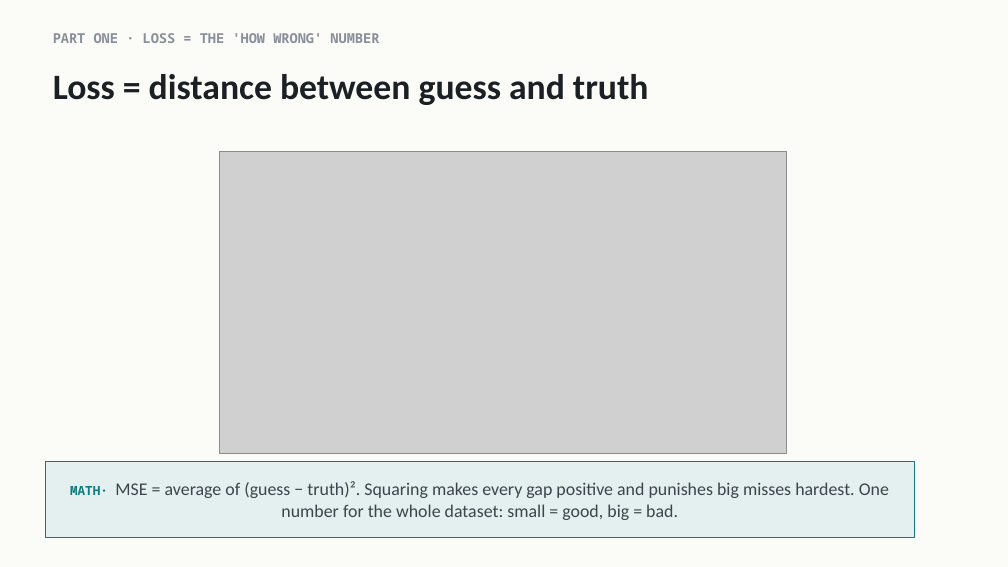
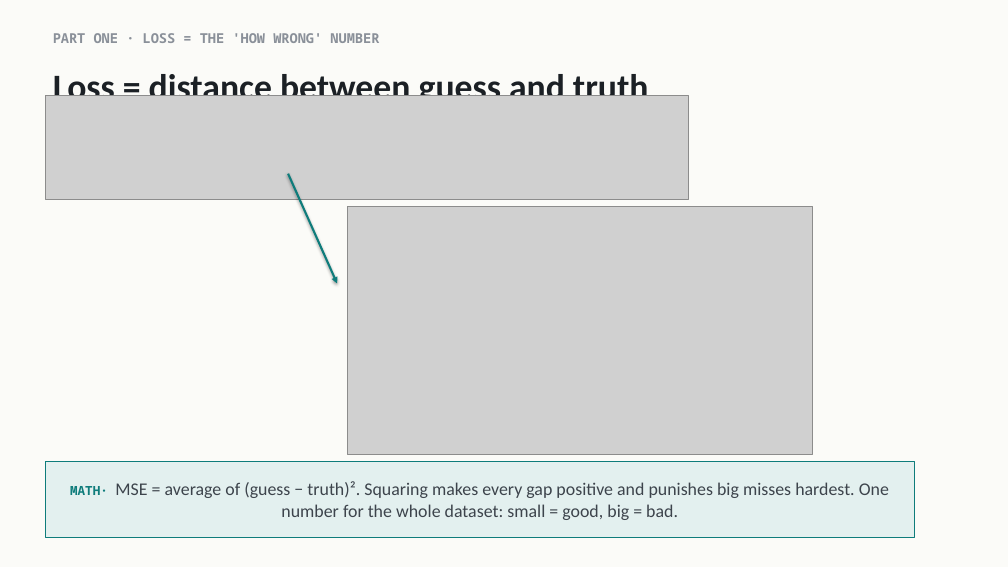
Before and after one commit to indigobio/msacl_dl_course, a slide deck: slide 5 of slides/pptx/lecture02_training.pptx. Drawn at 1008x567 pixels with LibreOffice and Linux fonts; fonts in the diff are those of the drawing; grey boxes stand for pictures. Boxes give left, top, right and bottom in pixels: in the first picture for what was removed or moved away, otherwise in the second. Text is boxed around its words. In the diff, an @@ line names an element or a change of style, - is before the commit and + after.

```diff
--- a/slides/pptx/lecture02_training.pptx
+++ b/slides/pptx/lecture02_training.pptx
@@ picture added at [45,95,688,199] @@
@@ arrow added from (288, 174) to (337, 284), #0E7C7B 2 pt @@
@@ picture: place and size @@
-picture at [219,151,786,454]
+picture at [347,206,813,454]
```
Also in this commit, not shown: 7 other slides changed, 3 other files.
